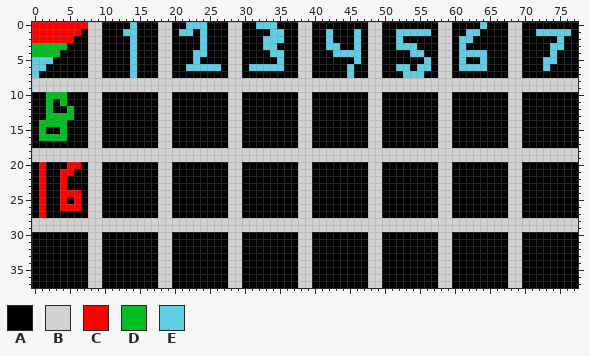
Two versions of one pixel-art file, raw_assets/mem tiles.ase. The picture above was drawn from the file before the commit.
78x38 pixels, 1 frame.
Visible layers, top first: "separators", "Layer 1".
Palette (. is transparent): A #000000  B #d1d1d1  C #ff0000  D #00be21  E #5fcde4
Pixels before (only the part around the change), first column x 0:
 0 CCCCCCCCBBAAAAEAAABBAAEEEAAABBAAEEEAAABBAAAAAAAABBAAAAAAAABBAAAAEAAABBAAAAAAAA
 1 CCCCCCCABBAAAEEAAABBAEEAEAAABBAAAAEEAABBAAEAAAEABBAAEEEEEABBAAEEAAAABBAAEEEEEA
 2 CCCCCCAABBAAAAEAAABBAAAAEAAABBAAAEEEAABBAAEAAAEABBAAEAAAAABBAEEAAAAABBAAAAAEAA
 3 DDDDDAAABBAAAAEAAABBAAAAEAAABBAAAEEAAABBAAEEAAEABBAAEEEAAABBAEAAAAAABBAAAAEEAA
 4 DDDDAAAABBAAAAEAAABBAAAEEAAABBAAAAEEAABBAAAEEEEABBAAAAEEAABBAEEEEAAABBAAAAEAAA
 5 EEEAAAAABBAAAAEAAABBAAAEAAAABBAAAAAEAABBAAAAAAEABBAAAAAAEABBAEAAEAAABBAAAEEAAA
 6 EEAAAAAABBAAAAEAAABBAAEEEEEABBAEEEEEAABBAAAAAEAABBAAEEAEEABBAEEEEAAABBAAAEAAAA
 7 EAAAAAAABBAAAAEAAABBAAAAAAAABBAAAAAAAABBAAAAAEAABBAAAEEEAABBAAAAAAAABBAAAAAAAA
 8 BBBBBBBBBBBBBBBBBBBBBBBBBBBBBBBBBBBBBBBBBBBBBBBBBBBBBBBBBBBBBBBBBBBBBBBBBBBBBB
 9 BBBBBBBBBBBBBBBBBBBBBBBBBBBBBBBBBBBBBBBBBBBBBBBBBBBBBBBBBBBBBBBBBBBBBBBBBBBBBB
10 AADDDAAABBAAAAAAAABBAAAAAAAABBAAAAAAAABBAAAAAAAABBAAAAAAAABBAAAAAAAABBAAAAAAAA
11 AADADAAABBAAAAAAAABBAAAAAAAABBAAAAAAAABBAAAAAAAABBAAAAAAAABBAAAAAAAABBAAAAAAAA
12 AADAADAABBAAAAAAAABBAAAAAAAABBAAAAAAAABBAAAAAAAABBAAAAAAAABBAAAAAAAABBAAAAAAAA
13 AADDDDAABBAAAAAAAABBAAAAAAAABBAAAAAAAABBAAAAAAAABBAAAAAAAABBAAAAAAAABBAAAAAAAA
14 ADDDDAAABBAAAAAAAABBAAAAAAAABBAAAAAAAABBAAAAAAAABBAAAAAAAABBAAAAAAAABBAAAAAAAA
15 ADAADAAABBAAAAAAAABBAAAAAAAABBAAAAAAAABBAAAAAAAABBAAAAAAAABBAAAAAAAABBAAAAAAAA
16 ADDDDAAABBAAAAAAAABBAAAAAAAABBAAAAAAAABBAAAAAAAABBAAAAAAAABBAAAAAAAABBAAAAAAAA
17 AAAAAAAABBAAAAAAAABBAAAAAAAABBAAAAAAAABBAAAAAAAABBAAAAAAAABBAAAAAAAABBAAAAAAAA
18 BBBBBBBBBBBBBBBBBBBBBBBBBBBBBBBBBBBBBBBBBBBBBBBBBBBBBBBBBBBBBBBBBBBBBBBBBBBBBB
19 BBBBBBBBBBBBBBBBBBBBBBBBBBBBBBBBBBBBBBBBBBBBBBBBBBBBBBBBBBBBBBBBBBBBBBBBBBBBBB
20 ACAAACCABBAAAAAAAABBAAAAAAAABBAAAAAAAABBAAAAAAAABBAAAAAAAABBAAAAAAAABBAAAAAAAA
21 ACAACCAABBAAAAAAAABBAAAAAAAABBAAAAAAAABBAAAAAAAABBAAAAAAAABBAAAAAAAABBAAAAAAAA
22 ACAACAAABBAAAAAAAABBAAAAAAAABBAAAAAAAABBAAAAAAAABBAAAAAAAABBAAAAAAAABBAAAAAAAA
23 ACAACAAABBAAAAAAAABBAAAAAAAABBAAAAAAAABBAAAAAAAABBAAAAAAAABBAAAAAAAABBAAAAAAAA
24 ACAACCCABBAAAAAAAABBAAAAAAAABBAAAAAAAABBAAAAAAAABBAAAAAAAABBAAAAAAAABBAAAAAAAA
25 ACAACACABBAAAAAAAABBAAAAAAAABBAAAAAAAABBAAAAAAAABBAAAAAAAABBAAAAAAAABBAAAAAAAA
26 ACAACCCABBAAAAAAAABBAAAAAAAABBAAAAAAAABBAAAAAAAABBAAAAAAAABBAAAAAAAABBAAAAAAAA
27 ACAAAAAABBAAAAAAAABBAAAAAAAABBAAAAAAAABBAAAAAAAABBAAAAAAAABBAAAAAAAABBAAAAAAAA
28 BBBBBBBBBBBBBBBBBBBBBBBBBBBBBBBBBBBBBBBBBBBBBBBBBBBBBBBBBBBBBBBBBBBBBBBBBBBBBB
29 BBBBBBBBBBBBBBBBBBBBBBBBBBBBBBBBBBBBBBBBBBBBBBBBBBBBBBBBBBBBBBBBBBBBBBBBBBBBBB
30 AAAAAAAABBAAAAAAAABBAAAAAAAABBAAAAAAAABBAAAAAAAABBAAAAAAAABBAAAAAAAABBAAAAAAAA
31 AAAAAAAABBAAAAAAAABBAAAAAAAABBAAAAAAAABBAAAAAAAABBAAAAAAAABBAAAAAAAABBAAAAAAAA
32 AAAAAAAABBAAAAAAAABBAAAAAAAABBAAAAAAAABBAAAAAAAABBAAAAAAAABBAAAAAAAABBAAAAAAAA
33 AAAAAAAABBAAAAAAAABBAAAAAAAABBAAAAAAAABBAAAAAAAABBAAAAAAAABBAAAAAAAABBAAAAAAAA
34 AAAAAAAABBAAAAAAAABBAAAAAAAABBAAAAAAAABBAAAAAAAABBAAAAAAAABBAAAAAAAABBAAAAAAAA
35 AAAAAAAABBAAAAAAAABBAAAAAAAABBAAAAAAAABBAAAAAAAABBAAAAAAAABBAAAAAAAABBAAAAAAAA
36 AAAAAAAABBAAAAAAAABBAAAAAAAABBAAAAAAAABBAAAAAAAABBAAAAAAAABBAAAAAAAABBAAAAAAAA
37 AAAAAAAABBAAAAAAAABBAAAAAAAABBAAAAAAAABBAAAAAAAABBAAAAAAAABBAAAAAAAABBAAAAAAAA
Now the later version:
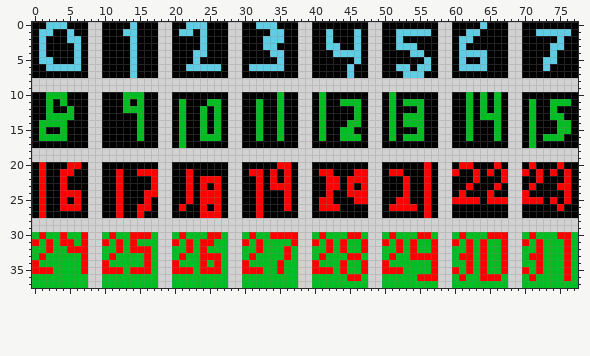
Change:
Changed rows in their new state; - is an unchanged pixel.
Layer "Layer 1":
first column x 0:
 0 AAEEEAAA----------------------------------------------------------------------
 1 AEEAAEA-----------------------------------------------------------------------
 2 AEAAAEE-----------------------------------------------------------------------
 3 AEAAA-E-----------------------------------------------------------------------
 4 AEAA--E-----------------------------------------------------------------------
 5 A-----E-----------------------------------------------------------------------
 6 AAEEEEE-----------------------------------------------------------------------
 7 A-----------------------------------------------------------------------------
10 -------------DDD-------------------D-----D---------D----------D-D-D-----------
11 -------------D-D-----D---DD-----D--D-----D--DDD----D-DDD------D-D-D----D--DDD-
12 -------------DDD-----D--D-D-----D--D-----D----D----D---D------D-D-D----D--D---
13 ---------------D-----D--D-D-----D--D-----D----D----D-DDD------D-DDD----D--DD--
14 ---------------D-----D--D-D-----D--D-----D---DD----D-DDD------D---D----D---DD-
15 ---------------D-----D--D-D-----D--D-----D--DD-----D---D------D---D----D---DD-
16 ---------------D-----D--DDD-----D--D-----D--DDD----D-DDD------D---D----D-DDD--
17 ---------------------D-------------------------------------------------D------
20 -----------------------------------CC-------------------C----CC---C----C---C--
21 ------------C--CCC----C--------CC-C-C----CC---CC---CC---C---C--C-C-C--C-C-C-C-
22 ------------C----C----C-CCC-----C-C-C-----CC-CCC-----C--C------C---C----C---C-
23 ------------C----C----C-C-C-----C-CCC-----CC-C-C-----C--C-----C---C----C---CC-
24 ------------C---CC----C-CCC-----C---C-----C--CCC-----C--C----C---C----C-----C-
25 ------------C---C-----C-CCC-----C---C----CC---CC----CC--C---CCCC-CCC--CCC-C-C-
26 ------------C--CC----C--C-C-----C---C----CCC-------CCCC-C------------------C--
27 ------------C--C--------CCC-----C-----------------------C---------------------
30 DCDDCDDC--DCDDCCCD--DCDDDCCD--DCDDCCCC--DCDDDCCD--DCDDDCCD--DCDDDCCC--DCDDDCCD
31 CDCDCCDC--CDCDCDDD--CDCDCCDD--CDCDDDDC--CDCDCDDC--CDCDCDDC--CDCDCDDC--CDCDDDCD
32 DDCDDCCC--DDCDCCCD--DDCDCDDD--DDCDDDCD--DDCDCDDC--DDCDCDDC--DDCDCDDC--DDCDDDCD
33 DCDDDDDC--DCDDDDCD--DCDDCCCD--DCDDDDCD--DCDDDCCD--DCDDCCCC--DCCDCDDC--DCCDDDCD
34 CDDDDDDC--CDDDDDCD--CDDDCDCD--CDDDDCDD--CDDDCDDC--CDDDDDDC--DDCDCDDC--DDCDDDCD
35 CCCDDDDC--CCCDCCCD--CCCDCCCD--CCCDDCDD--CCCDCDDC--CCCDDDDC--CDCDCDDC--CDCDDDCD
36 DDDDDDDD--DDDDDDDD--DDDDDDDD--DDDDDDDD--DDDDDCCD--DDDDDCCC--DCDDCCCD--DCDDDDCD
37 DDDDDDDD--DDDDDDDD--DDDDDDDD--DDDDDDDD--DDDDDDDD--DDDDDDDD--DDDDDDDD--DDDDDDDD
Changed places in both pictures, as pixel boxes (x1, y1, x2, y2):
changed: (32, 22, 88, 78)
changed: (32, 92, 578, 288)
